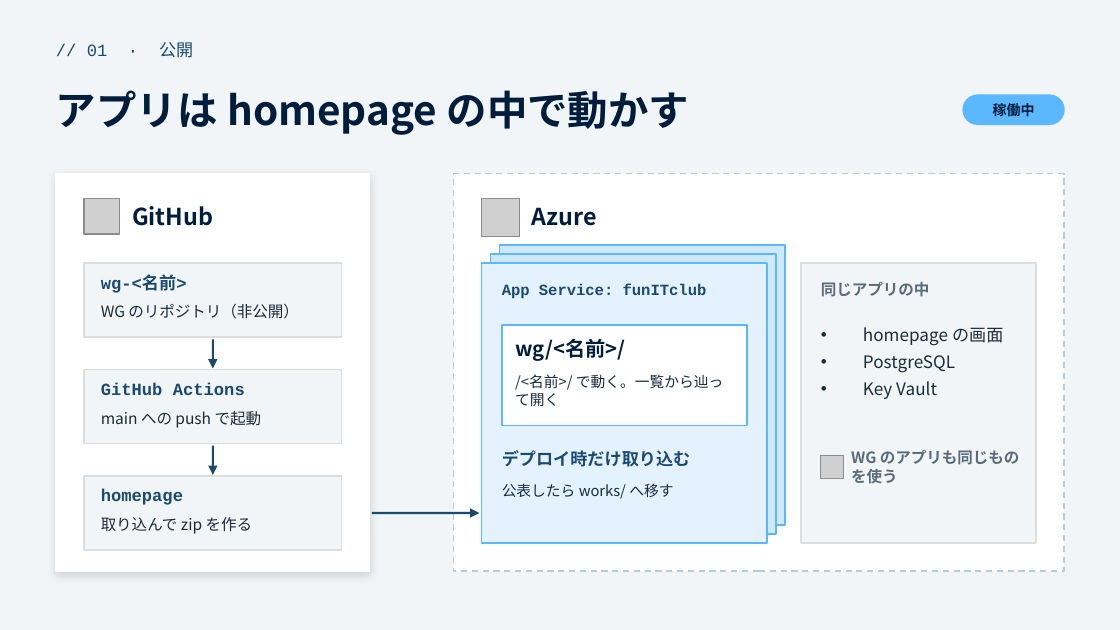
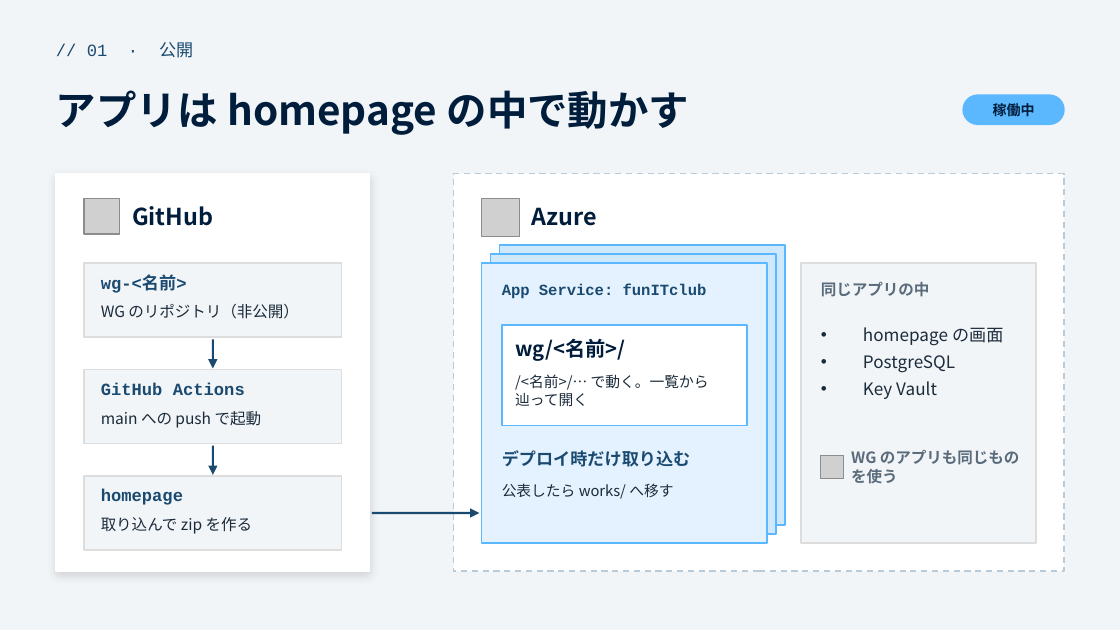
Before and after one commit to funITclub/homepage, a slide deck: slide 10 of static/guide/01_リポジトリの作り方と運用.pptx. Drawn at 1120x630 pixels with LibreOffice and Linux fonts; fonts in the diff are those of the drawing; grey boxes stand for pictures. Boxes give left, top, right and bottom in pixels: in the first picture for what was removed or moved away, otherwise in the second. Text is boxed around its words. In the diff, an @@ line names an element or a change of style, - is before the commit and + after.

```diff
--- a/static/guide/01_リポジトリの作り方と運用.pptx
+++ b/static/guide/01_リポジトリの作り方と運用.pptx
@@ text at [515, 374, 709, 407]: text changed @@
-/<名前>/ で動く。一覧から辿って開く
+/<名前>/… で動く。一覧から辿って開く
```
Also in this commit, not shown: 5 other slides changed, 6 other files.
